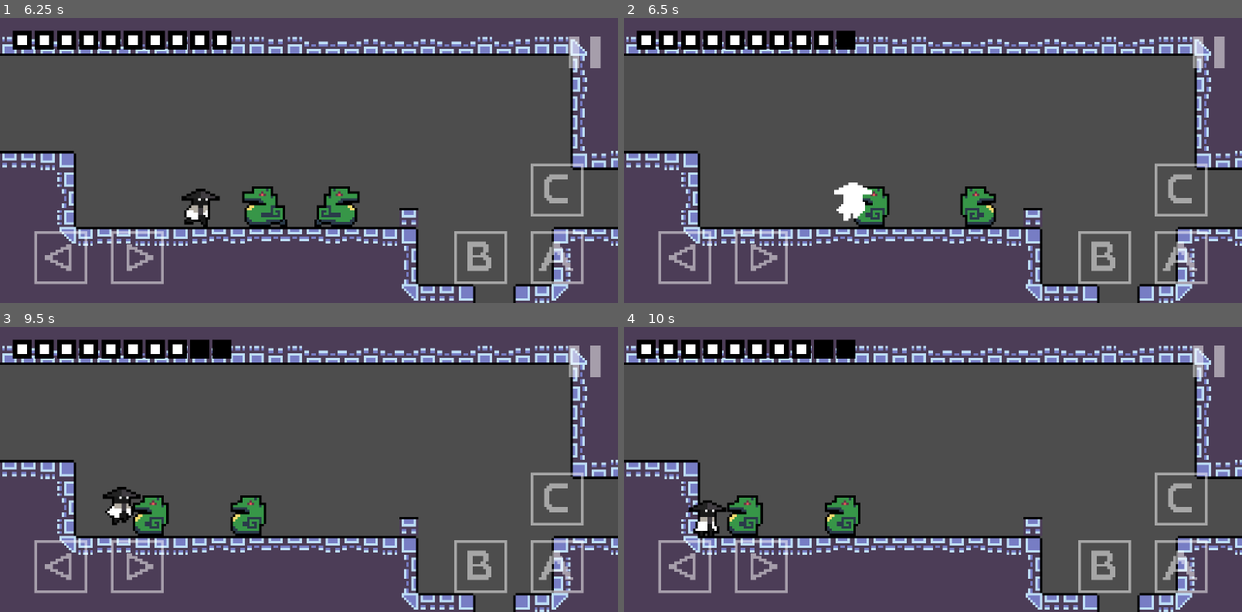
Above: before the commit, frames 1-4 (two rows, left to right).
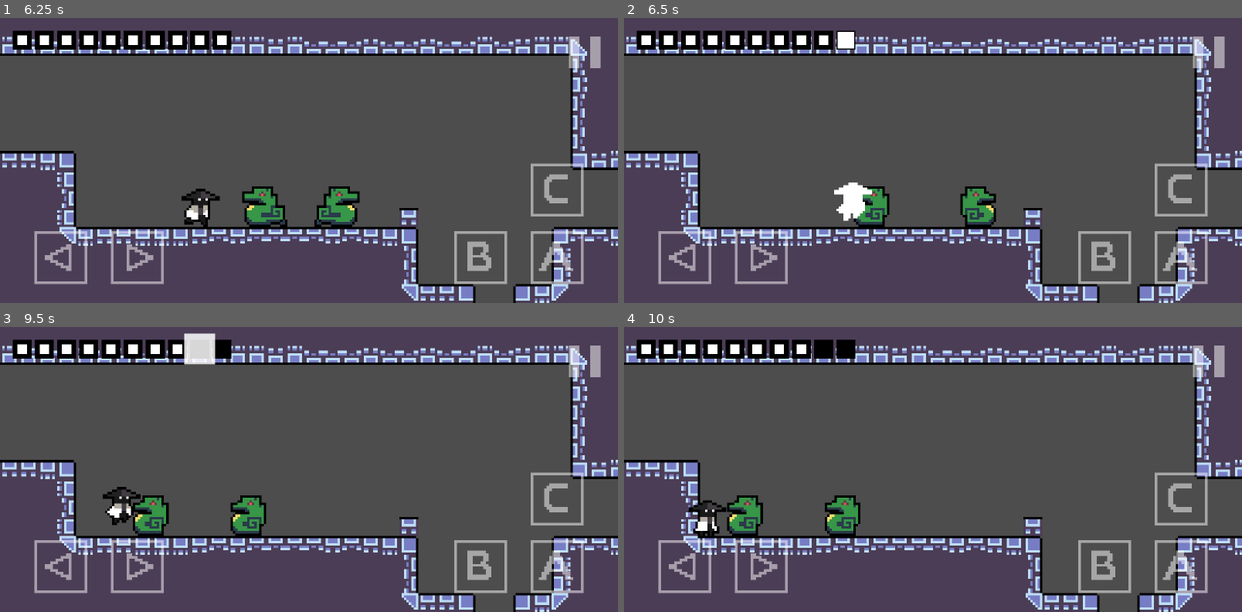
Above: after the commit, the same moments.

Repository: mowen88/mv_v1.1
Game: Godot game, scene res://states/splash_state/splash_state.tscn
The game is run twice, just before and just after one commit, with the same random seed, the same clock (stepped at 60 frames per second) and the same inputs.
Inputs (mouse positions are in pixels of both pictures, inside the frame that each line leads up to):
- Up to frame 1 (6.25 s): tap Enter at 0.5 s; move the mouse to (444, 146) at 0.52 s; hold Right (move_right) 0.53-1.25 s; hold X (attack) 0.53-1.25 s; click (444, 146) at 0.67 s; tap Z (jump) at 0.77, 4.52 s; drag from (185, 174) to (278, 217) at 1.27 s; move the mouse to (370, 97) at 2.02 s; hold Left (move_left) 2.03-2.75 s; hold X (attack) 2.03-2.75 s; click "New Game" at 2.75 s; drag from (278, 217) to (123, 117) at 3.52 s; move the mouse to (494, 203) at 4.27 s; hold Right (move_right) 4.28-5 s; hold X (attack) 4.28-5 s; drag from (123, 117) to (265, 206) at 5.02 s; move the mouse to (339, 160) at 5.77 s; hold Right (move_right) from 5.78 s (still down); hold X (attack) from 5.78 s (still down); click (339, 160) at 5.92 s
- Up to frame 2 (6.5 s): keep holding Right (move_right); keep holding X (attack)
- Up to frame 3 (9.5 s): release Right (move_right) at 6.5 s; release X (attack) at 6.5 s; drag from (216, 398) to (352, 515) at 6.52 s; move the mouse to (444, 455) at 7.27 s; hold Left (move_left) 7.28-8 s; hold X (attack) 7.28-8 s; tap Z (jump) at 7.52 s; drag from (185, 483) to (339, 515) at 8.02 s; move the mouse to (370, 406) at 8.77 s; hold Right (move_right) from 8.78 s (still down); hold X (attack) from 8.78 s (still down)
- Up to frame 4 (10 s): release Right (move_right) at 9.5 s; release X (attack) at 9.5 s; drag from (902, 526) to (747, 426) at 9.52 s

Frame 1 is identical in both runs. In frame 2, 0.2% of the frame differs, in the area x 34-38%, y 4-11%; in frame 3, 0.6%, in the area x 29-35%, y 2-14%; in frame 4, nothing differs.

Commit message:
implementing health node ui flash

Diff:
--- a/UI/gameplay/gameplay_ui.gd
+++ b/UI/gameplay/gameplay_ui.gd
@@ -5,26 +5,19 @@
 const EMPTY_TEX = preload("res://UI/gameplay/elements/health_node_empty.png")
 
 func _ready() -> void:
-	# Connect to both signals
 	SignalBus.player_health_changed.connect(_on_player_health_changed)
 	SignalBus.player_max_health_changed.connect(_on_player_max_health_changed)
 
-	# Optional: If your player node is ready, you could also call an initial rebuild
-	# _rebuild_hud(Player.max_health)
-
 func _rebuild_hud(new_max: int) -> void:
-	# 1. Clear old icons
 	for child in health_hud.get_children():
 		child.queue_free()
 
-	# 2. Add new icons based on new_max
 	for i in range(new_max):
 		var new_mask = TextureRect.new()
 		new_mask.texture = FULL_TEX
 		new_mask.texture_filter = CanvasItem.TEXTURE_FILTER_NEAREST
 		new_mask.expand_mode = TextureRect.EXPAND_KEEP_SIZE
 
-		# Consistent sizing
 		new_mask.custom_minimum_size = FULL_TEX.get_size() * 9
 		new_mask.scale = Vector2(9, 9)
 
@@ -45,9 +38,22 @@
 		else:
 			target.texture = EMPTY_TEX
 
-			# If it was full and just turned empty, spawn particles
 			if was_full:
-				# target.size is the original texture size, multiplied by scale (9)
-				# Add half that to find the center of the icon
 				var spawn_pos = target.global_position + (target.custom_minimum_size / 2)
-				print("Spawning damage particles at: ", spawn_pos)
+				_spawn_flash(spawn_pos)
+
+func _spawn_flash(position: Vector2) -> void:
+	var flash = ColorRect.new()
+	flash.color = Color.WHITE
+	var base_size = 3 * Constants.UI_SCALE
+	flash.size = Vector2(base_size, base_size)
+	flash.pivot_offset = flash.size / 2
+	flash.global_position = position - (flash.size / 2)
+
+	add_child(flash)
+
+	var tween = create_tween()
+	tween.tween_property(flash, "scale", Vector2(Constants.UI_SCALE, Constants.UI_SCALE), 0.2).set_trans(Tween.TRANS_LINEAR)
+	tween.parallel().tween_property(flash, "modulate:a", 0.0, 0.2).set_trans(Tween.TRANS_EXPO)
+
+	tween.tween_callback(flash.queue_free)
